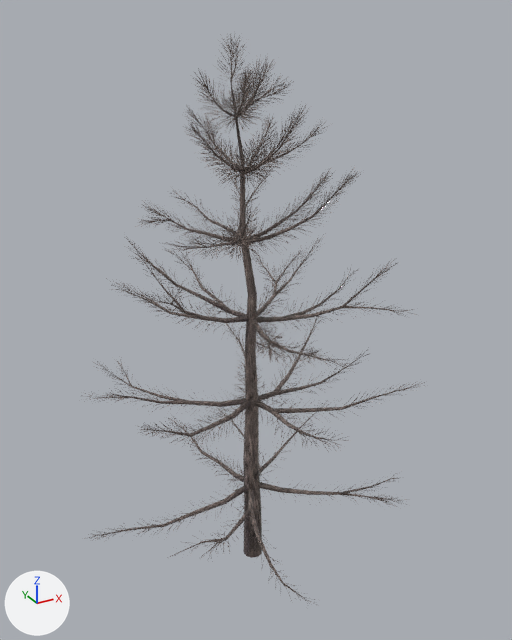
Two versions of the OBJ model PA9/Assets/tree/tree.obj, one commit apart.
Before and after are seen from a 50 mm lens placed at (-2.82, -5.2, 5.27), pointed at (-0.01, -0.09, 2.71). Lighting does not change. The marker at lower left points along +X, +Y and +Z. Where no turn or scale is listed for an object, it has been applied to the vertices.

Names of what the first picture shows: 'leaves_leaves.002', 'tree_tree.008'.
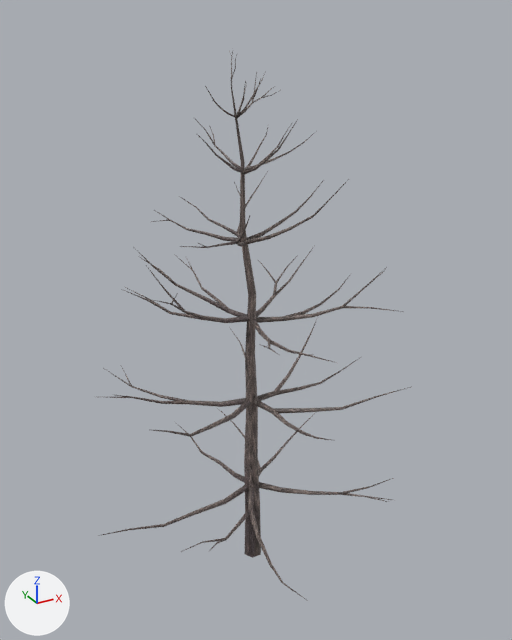
Location of each change, (x1, y1, x2, y2) in pixels of the pictures (512 x 640 px):
'leaves_leaves.002', deleted
    before: (83, 33, 423, 606)

Edits to the bpy script that builds the scene:
```text
Remove ob_leaves_leaves_002:
    ob_leaves_leaves_002 = bpy.data.objects.new('leaves_leaves.002', me_leaves_leaves_002)
    ob_leaves_leaves_002.location = (0.0, 0.0, 0.0)
```
